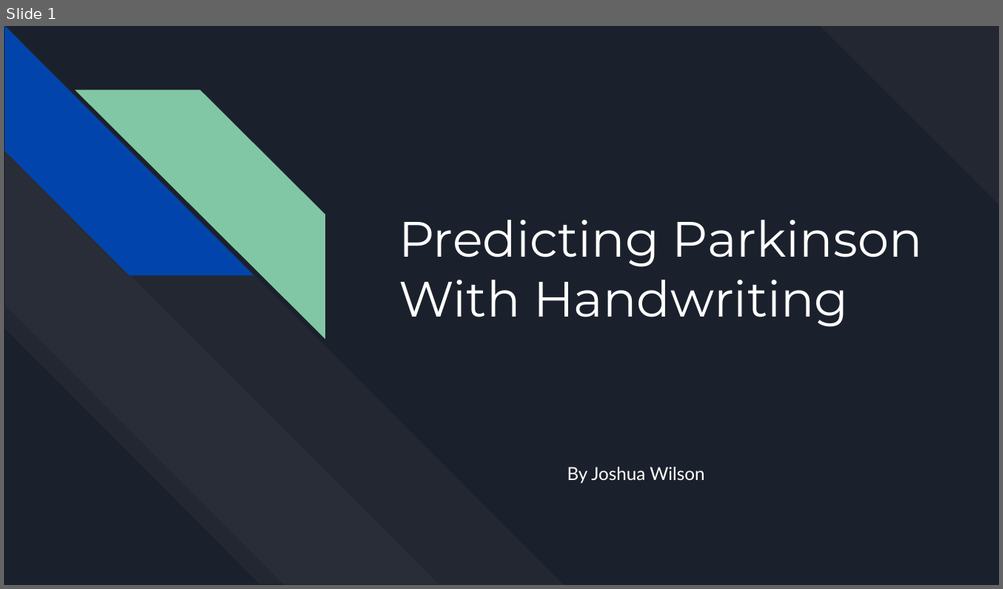
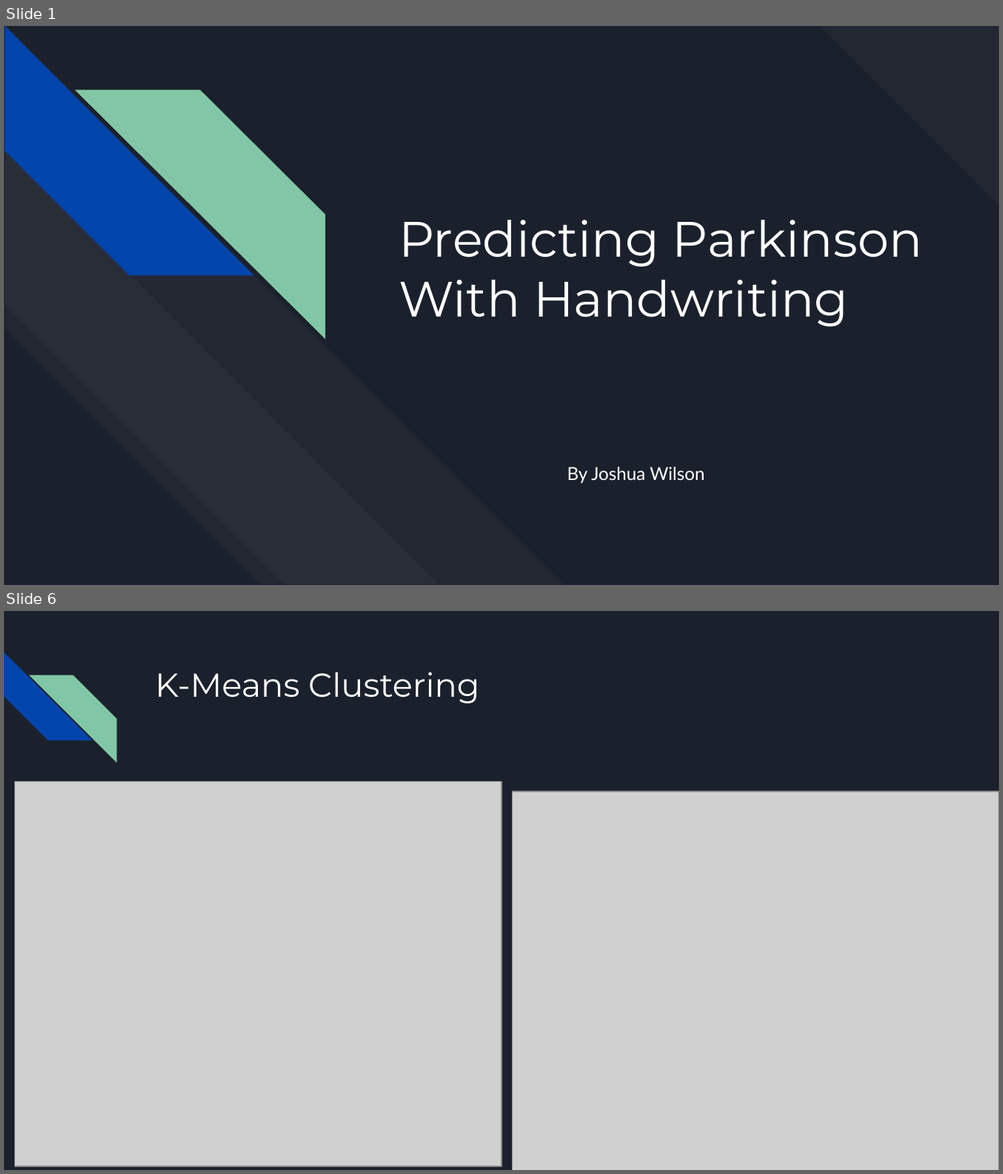
Before and after one commit to jwwils/Parkinsons_Data, a slide deck: Predicting Parkinson With Handwritting.pptx. Shown one above the other, each under a label of ours: slide 1 before the commit, slides 1 and 6 after it; the slides between them are not shown. The pictures are 1003x589 and 1003x1174 pixels, drawn with LibreOffice and Linux fonts; fonts in the diff are those of the drawing; grey boxes stand for pictures. Boxes give left, top, right and bottom in pixels: in the first picture for what was removed or moved away, otherwise in the second. Text is boxed around its words. In the diff, an @@ line names an element or a change of style, - is before the commit and + after.

```diff
--- a/Predicting Parkinson With Handwritting.pptx
+++ b/Predicting Parkinson With Handwritting.pptx
@@ slide 6 added at (4, 611, 999, 1170), background #1B212C @@
@@ diag stripe added at (4, 652, 91, 741), fill #0145AC @@
@@ diag stripe added at (29, 675, 116, 762), fill #82C7A5 @@
@@ title added at (155, 672, 479, 703), 24 pt, text #FFFFFF @@
+K-Means Clustering
@@ picture added at (15, 781, 501, 1167) @@
@@ picture added at (512, 791, 999, 1170) @@
```
Also in this commit, not shown: 7 other slides added, 13 slides removed.
